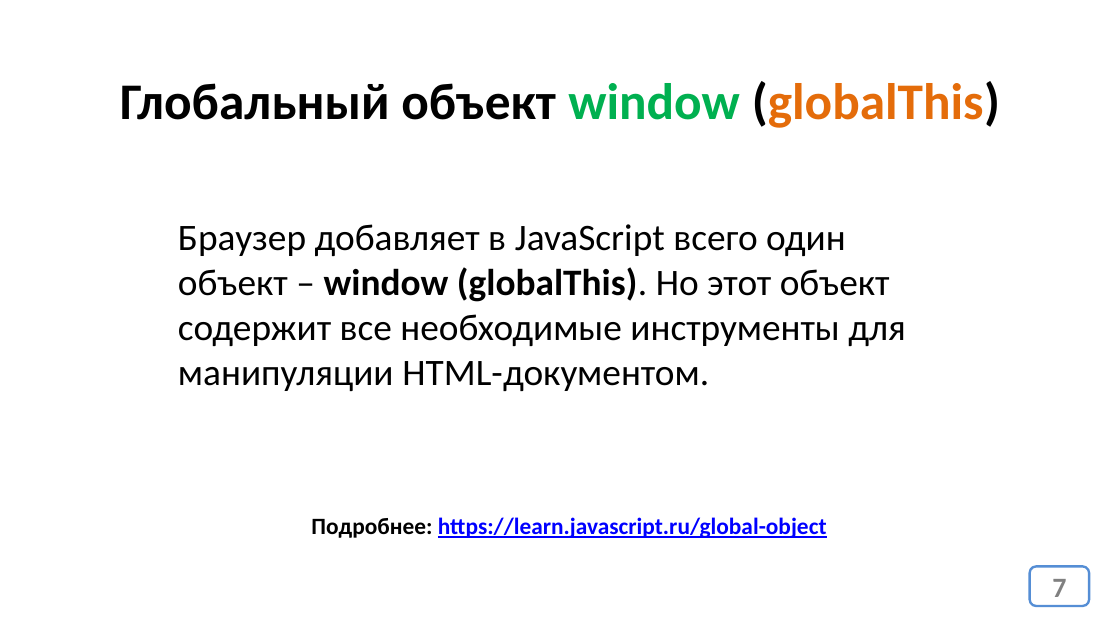
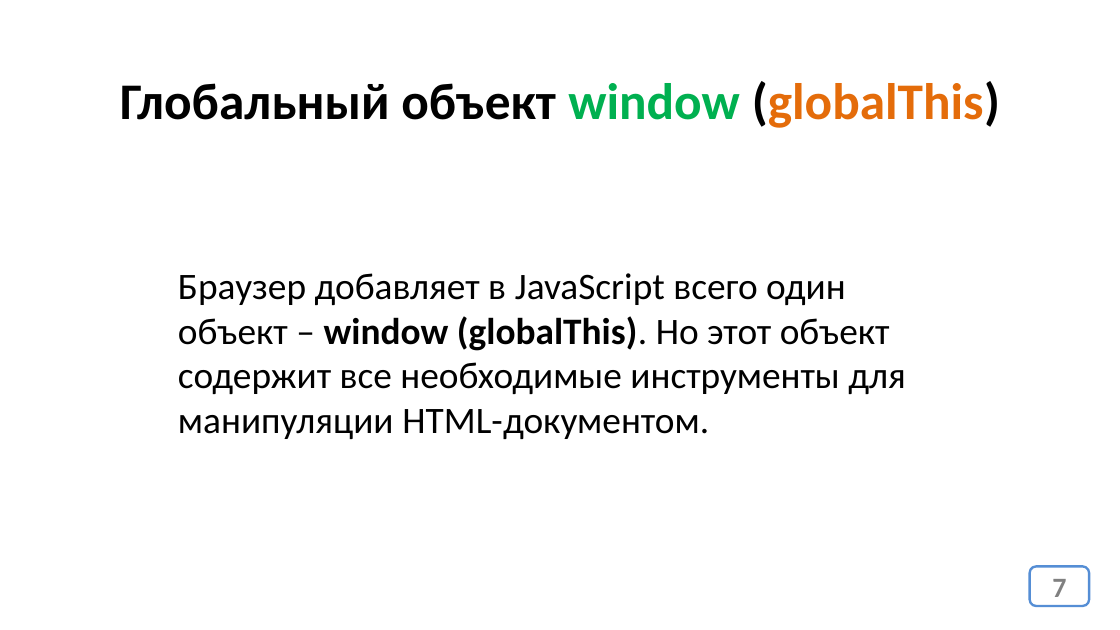
Before and after one commit to js-17-ort-dnipro/lesson06, a slide deck: slide 7 of lesson06.pptx. Drawn at 1120x630 pixels with LibreOffice and Linux fonts; fonts in the diff are those of the drawing. Boxes give left, top, right and bottom in pixels: in the first picture for what was removed or moved away, otherwise in the second. Text is boxed around its words. In the diff, an @@ line names an element or a change of style, - is before the commit and + after.

```diff
--- a/lesson06.pptx
+++ b/lesson06.pptx
@@ text "Браузер добавляет в JavaScript всего ...": place and size @@
-text "Браузер добавляет в JavaScript всего ..." at <box>178,224,906,391</box>
+text "Браузер добавляет в JavaScript всего ..." at <box>178,273,906,439</box>
@@ text removed at <box>311,517,827,538</box> @@
-Подробнее: https://learn.javascript.ru/global-object
```
Also in this commit, not shown: 3 other slides changed, 1 other file.
